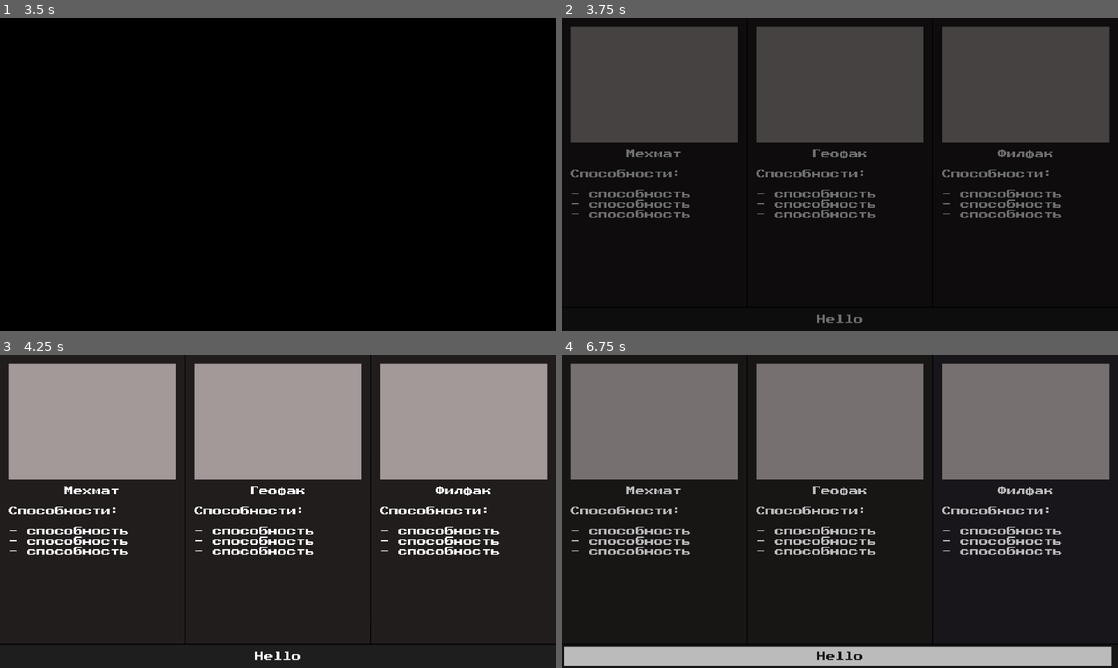
Above: before the commit, frames 1-4 (two rows, left to right).
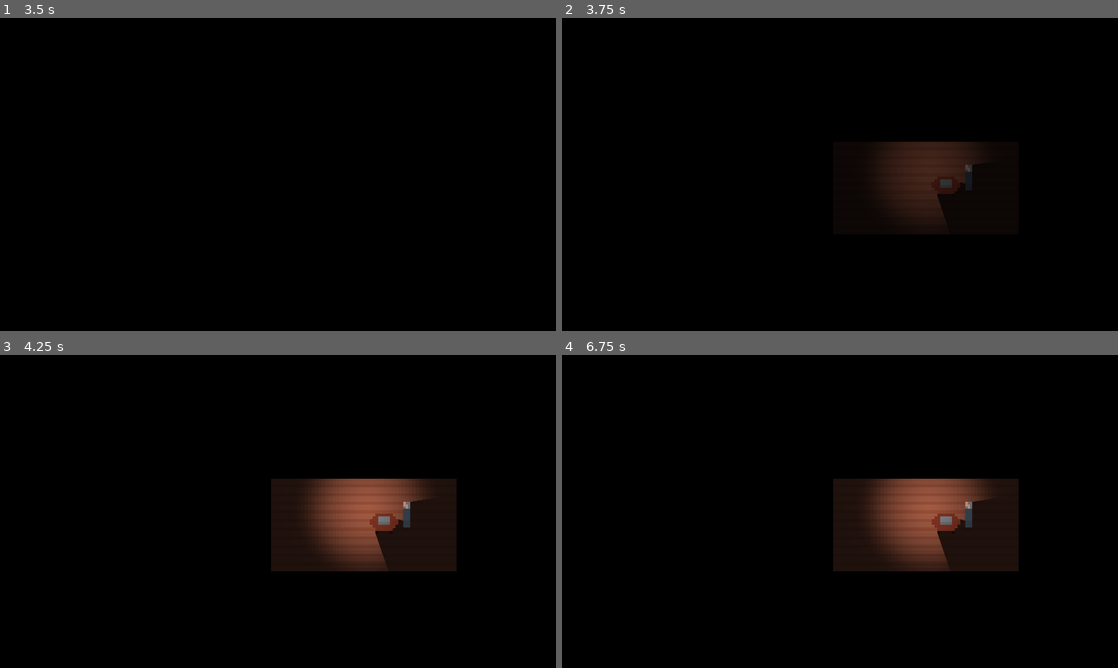
Above: after the commit, the same moments.

Repository: ordinary-dev/student-quest
Game: Godot game, scene res://Scenes/1.beggining/City.tscn
The game is run twice, just before and just after one commit, with the same random seed, the same clock (stepped at 60 frames per second) and the same inputs. This scene is started directly instead of the project's main scene.
Inputs (mouse positions are in pixels of both pictures, inside the frame that each line leads up to):
- Up to frame 1 (3.5 s): tap Enter (ui_accept) at 0.5, 0.6, 0.77, 1.07, 1.35, 1.52, 1.82, 2.1, 2.85, 3.02, 3.32 s; move the mouse to (400, 158) at 0.52 s; hold Right (ui_right) 0.53-1.28 s; click (400, 158) at 0.67 s; move the mouse to (166, 190) at 1.27 s; hold Down (ui_down) 1.28-2.03 s; move the mouse to (333, 105) at 2.02 s; hold Right (ui_right) 2.03-2.78 s; move the mouse to (250, 237) at 2.77 s; hold Shift (speed_up) from 2.78 s (still down); click (250, 237) at 2.92 s
- Up to frame 2 (3.75 s): move the mouse to (1006, 221) at 3.52 s; release Shift (speed_up) at 3.53 s; hold Left (ui_left) from 3.53 s (still down); tap Enter (ui_accept) at 3.6 s
- Up to frame 3 (4.25 s): keep holding Left (ui_left); tap Enter (ui_accept) at 3.77, 4.07 s
- Up to frame 4 (6.75 s): release Left (ui_left) at 4.25 s; click (656, 498) at 4.27 s; click (840, 498) at 5.02 s; click (1023, 498) at 5.77 s; click (840, 655) at 6.5 s, where only the run before the commit has a clickable "Hello"

Frame 1 is identical in both runs. In frame 2, 39% of the frame differs, in the area x 1-99%, y 2-98%; in frame 3, 95%, in the area x 0-100%, y 0-100%; in frame 4, 62%.

Commit message:
Add scene with table and improve dialog system

Diff:
--- a/Dialogs/1.tres
+++ b/Dialogs/1.tres
@@ -1,4 +1,4 @@
 {
-    "0": { "name": "Я", "text": "Эх, хорошее было время...", "next": "1" },
-    "1": { "name": "П", "text": "Не расстраивайся, нас еще столько всего интересного ждет" }
+    "0": { "name": "Человек", "text": "С документами все хорошо, осталось лишь выбрать нужное направление", "next": "1" },
+    "1": { "name": "Человек", "text": "Выбирайте с умом" }
 }
--- a/Scenes/1.beggining/City.tscn
+++ b/Scenes/1.beggining/City.tscn
@@ -35,7 +35,7 @@
 __meta__ = {
 "_edit_use_anchors_": false
 }
-next = "res://Scenes/1.beggining/FSelect.tscn"
+next = "res://Scenes/1.beggining/Facility-selection-scene.tscn"
 
 [node name="TextureRect" type="TextureRect" parent="."]
 margin_left = -105.0
--- /dev/null
+++ b/Scenes/1.beggining/Facility-selection-scene.tscn
@@ -0,0 +1,96 @@
+[gd_scene load_steps=12 format=2]
+
+[ext_resource path="res://Sprites/backgrounds/facility-selection.png" type="Texture" id=1]
+[ext_resource path="res://Scenes/templates/Body.tscn" type="PackedScene" id=2]
+[ext_resource path="res://Sprites/light.png" type="Texture" id=3]
+[ext_resource path="res://Sprites/backgrounds/facility-man.png" type="Texture" id=4]
+[ext_resource path="res://Scenes/triggers/DialogTrigger.tscn" type="PackedScene" id=5]
+
+[sub_resource type="OccluderPolygon2D" id=3]
+polygon = PoolVector2Array( 12.7241, 96.7441, 44.7784, 96.6348, 41.0296, 99.3019, 15.261, 99.2416 )
+
+[sub_resource type="OccluderPolygon2D" id=1]
+polygon = PoolVector2Array( 922.251, 584.709, 902.354, 535.791, 902.23, 526.188, 962.114, 526.038, 962.166, 515.814, 971.945, 515.822, 971.795, 505.779, 981.388, 505.779, 981.285, 486.147, 990.525, 572.389 )
+
+[sub_resource type="OccluderPolygon2D" id=2]
+polygon = PoolVector2Array( 1021.7, 535.589, 1022.09, 425.91, 1096.72, 496.198, 1080.43, 545.069 )
+
+[sub_resource type="RectangleShape2D" id=4]
+extents = Vector2( 10, 170 )
+
+[sub_resource type="RectangleShape2D" id=5]
+extents = Vector2( 310, 10 )
+
+[sub_resource type="RectangleShape2D" id=6]
+extents = Vector2( 100, 150 )
+
+[node name="Node2D" type="Node2D"]
+
+[node name="Sprite" type="Sprite" parent="."]
+position = Vector2( 862.108, 505.908 )
+scale = Vector2( 10, 10 )
+texture = ExtResource( 1 )
+
+[node name="Body" parent="." instance=ExtResource( 2 )]
+position = Vector2( 598.697, 459.316 )
+collision_layer = 1024
+
+[node name="LightOccluder2D" type="LightOccluder2D" parent="Body"]
+occluder = SubResource( 3 )
+
+[node name="Light2D" type="Light2D" parent="."]
+position = Vector2( 872.989, 449.269 )
+texture = ExtResource( 3 )
+texture_scale = 12.0
+mode = 3
+range_z_max = 1
+shadow_enabled = true
+
+[node name="LightOccluder2D" type="LightOccluder2D" parent="."]
+occluder = SubResource( 1 )
+
+[node name="LightOccluder2D2" type="LightOccluder2D" parent="."]
+occluder = SubResource( 2 )
+
+[node name="Sprite2" type="Sprite" parent="."]
+modulate = Color( 1, 1, 1, 0.184314 )
+light_mask = 2
+position = Vector2( 862.108, 505.908 )
+scale = Vector2( 10, 10 )
+texture = ExtResource( 1 )
+
+[node name="Sprite3" type="Sprite" parent="."]
+light_mask = 2
+position = Vector2( 1013.95, 473.945 )
+scale = Vector2( 8, 8 )
+texture = ExtResource( 4 )
+
+[node name="StaticBody2D" type="StaticBody2D" parent="."]
+
+[node name="CollisionShape2D" type="CollisionShape2D" parent="StaticBody2D"]
+position = Vector2( 552.868, 507.305 )
+shape = SubResource( 4 )
+
+[node name="CollisionShape2D2" type="CollisionShape2D" parent="StaticBody2D"]
+position = Vector2( 1172.88, 509.76 )
+shape = SubResource( 4 )
+
+[node name="CollisionShape2D3" type="CollisionShape2D" parent="StaticBody2D"]
+position = Vector2( 864.714, 357.52 )
+shape = SubResource( 5 )
+
+[node name="CollisionShape2D4" type="CollisionShape2D" parent="StaticBody2D"]
+position = Vector2( 869.625, 655.861 )
+shape = SubResource( 5 )
+
+[node name="CollisionShape2D5" type="CollisionShape2D" parent="StaticBody2D"]
+position = Vector2( 966.617, 501.166 )
+shape = SubResource( 6 )
+
+[node name="Area2D" parent="." instance=ExtResource( 5 )]
+position = Vector2( 906.715, 382.892 )
+z_index = 2
+dialog_number = 1
+person = "Ректор"
+load_scene = true
+scene_path = "res://Scenes/1.beggining/FSelect.tscn"
--- a/Scenes/templates/dialog.tscn
+++ b/Scenes/templates/dialog.tscn
@@ -35,33 +35,33 @@
 # Заготовка анимации
 func anim_template(left_from : int, left_to : int,
 					right_from : int, right_to : int,
-					play_text : bool) -> void:
+					animate_form : bool, atext:bool = true) -> void:
 	# Анимация формы
-	tween.interpolate_property(
-		get_node(body_bg), \"margin_left\",
-		left_from, left_to, shape_time,
-		Tween.TRANS_LINEAR, Tween.EASE_IN_OUT
-	)
-	tween.interpolate_property(
-		get_node(body_bg), \"margin_right\",
-		right_from, right_to, shape_time,
-		Tween.TRANS_LINEAR, Tween.EASE_IN_OUT
-	)
-	tween.interpolate_property(
-		get_node(body_fg), \"margin_left\",
-		left_from, left_to, shape_time,
-		Tween.TRANS_LINEAR, Tween.EASE_IN_OUT
-	)
-	tween.interpolate_property(
-		get_node(body_fg), \"margin_right\",
-		right_from, right_to, shape_time,
-		Tween.TRANS_LINEAR, Tween.EASE_IN_OUT
-	)
-	tween.start()
-
-	# Анимация текста
-	if play_text:
+	if animate_form:
+		tween.interpolate_property(
+			get_node(body_bg), \"margin_left\",
+			left_from, left_to, shape_time,
+			Tween.TRANS_LINEAR, Tween.EASE_IN_OUT
+		)
+		tween.interpolate_property(
+			get_node(body_bg), \"margin_right\",
+			right_from, right_to, shape_time,
+			Tween.TRANS_LINEAR, Tween.EASE_IN_OUT
+		)
+		tween.interpolate_property(
+			get_node(body_fg), \"margin_left\",
+			left_from, left_to, shape_time,
+			Tween.TRANS_LINEAR, Tween.EASE_IN_OUT
+		)
+		tween.interpolate_property(
+			get_node(body_fg), \"margin_right\",
+			right_from, right_to, shape_time,
+			Tween.TRANS_LINEAR, Tween.EASE_IN_OUT
+		)
+		tween.start()
 		yield(get_tree().create_timer(shape_time), \"timeout\")
+	if atext:
+		# Анимация текста
 		tween.interpolate_property(
 			get_node(main_text), \"percent_visible\",
 			0, 1, len(get_node(main_text).text) / 30.0,
@@ -71,11 +71,11 @@
 
 
 # Анимация появления
-func play():
+func play(anim : bool):
 	anim_template(
 		c_left_from, c_left_to,
 		c_right_from, c_right_to,
-		true
+		anim
 	)
 
 
@@ -84,22 +84,23 @@
 	anim_template(
 		c_left_to, c_left_from,
 		c_right_to, c_right_from,
-		false
+		true, false
 	)
 
 
 # Вызывается сторонним скриптом
 func play_dialog(person : String, dialog_text : String) -> void:
+	if tween.is_active():
+		tween.stop_all()
+
 	get_node(person_name).text = person
 	get_node(main_text).percent_visible = 0
 	get_node(main_text).text = dialog_text
-	# Если диалог показывается не в первый раз
-	if !first:
-		play_reverse()
-		yield(get_tree().create_timer(shape_time), \"timeout\")
+	if first:
+		play(true)
+		first = false
 	else:
-		first = false
-	play()
+		play(false)
 "
 
 [node name="Control" type="Control"]
--- a/Scenes/triggers/DialogTrigger.tscn
+++ b/Scenes/triggers/DialogTrigger.tscn
@@ -7,6 +7,8 @@
 
 export (int) var dialog_number
 export (String) var person = \"Мистер человек\"
+export (bool) var load_scene = false
+export (String, FILE, \"*.tscn\") var scene_path
 onready var effect = $Tween
 onready var text_name = $ColorRect3
 onready var text_btn = $ColorRect2
@@ -18,7 +20,11 @@
 
 func _process(_delta):
 	if Input.is_action_pressed(\"dialog_start\"):
-		get_node(\"/root/d_obj\").show_dialog(dialog_number)
+		if load_scene:
+			get_node(\"/root/d_obj\").show_dialog(
+				dialog_number, \"/root/scene_loader\", \"load_scene\", scene_path)
+		else:
+			get_node(\"/root/d_obj\").show_dialog(dialog_number)
 		hide_ui()
 		used = true
 		set_process(false)
--- a/Scripts/dialog.gd
+++ b/Scripts/dialog.gd
@@ -7,6 +7,7 @@
 # Опционально вызвать функцию fnc у объекта obj
 var glob_obj:String
 var glob_fnc:String
+var glob_argv:String
 
 func hide_dialog():
 	get_node("/root/ui/dialog").play_reverse()
@@ -22,7 +23,12 @@
 	# Нужен некоторым скриптам для того,
 	# Чтобы продолжить сразу после диалога
 	if has_node(glob_obj):
-		get_node(glob_obj).call(glob_fnc)
+		if glob_argv == "":
+			get_node(glob_obj).call(glob_fnc)
+		else:
+			get_node(glob_obj).call(glob_fnc, glob_argv)
+	else:
+		get_node("/root/show_nf").show_notification("No such object: " + glob_obj)
 	glob_obj = ""
 
 func _process(_delta):
@@ -49,12 +55,13 @@
 		btn.connect("pressed", self, "hide_dialog")
 
 
-func show_dialog(num : int, obj:String = "", fnc:String = "") -> void:
+func show_dialog(num : int, obj:String = "", fnc:String = "", argv:String="") -> void:
 	# Звук
 	get_node("/root/fx").dialog()
 	# Сохранить значения
 	glob_obj = obj
 	glob_fnc = fnc
+	glob_argv = argv
 
 	# Открыть файл
 	var fl : = File.new()
Binary file added: Sprites/backgrounds/facility-man.png
Not shown, added: Sprites/backgrounds/facility-man.png.import
Binary file added: Sprites/backgrounds/facility-selection.png
Not shown, added: Sprites/backgrounds/facility-selection.png.import
